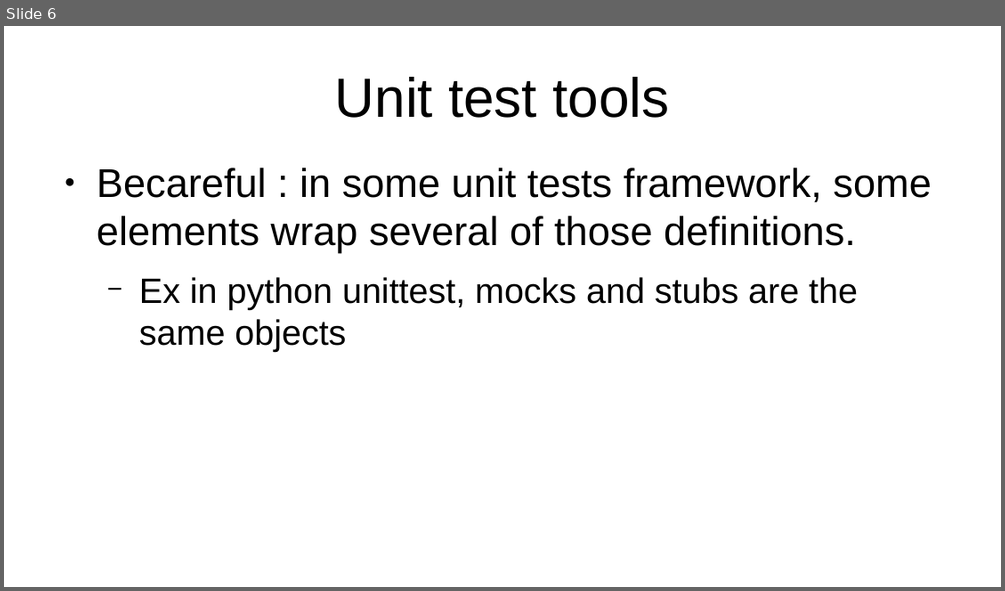
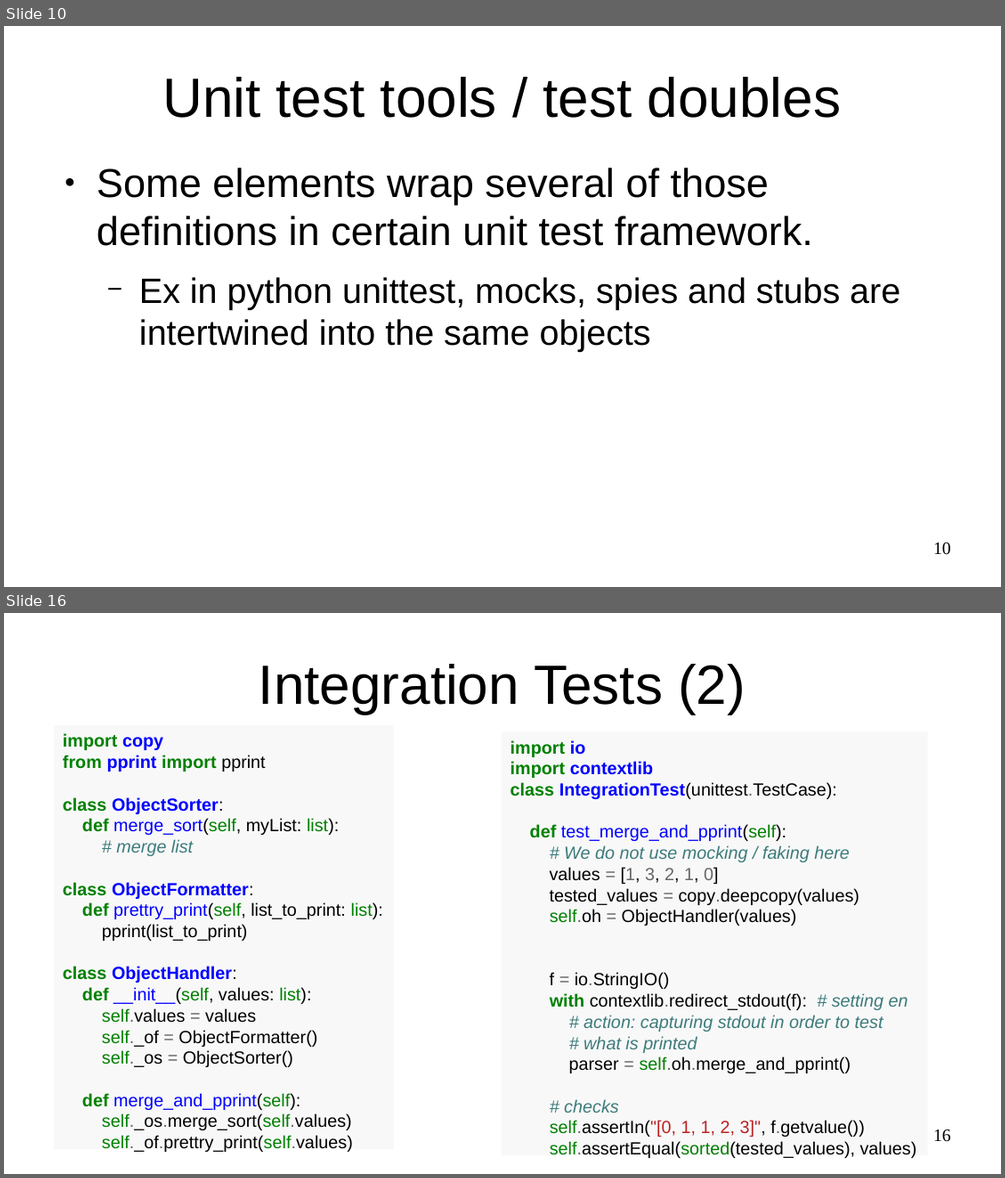
Before and after one commit to ybouilla/test_tutorial, a slide deck: presentation.odp. Shown one above the other, each under a label of ours: slide 6 before the commit, slides 10 and 16 after it; the slides between them are not shown. The pictures are 1005x591 and 1005x1178 pixels, drawn with LibreOffice and Linux fonts; fonts in the diff are those of the drawing. Boxes give left, top, right and bottom in pixels: in the first picture for what was removed or moved away, otherwise in the second. Text is boxed around its words. In the diff, an @@ line names an element or a change of style, - is before the commit and + after.

```diff
--- a/presentation.odp
+++ b/presentation.odp
@@ slide 16 added at [4,613,1001,1174], background #FFFFFF @@
@@ title added at [259,664,745,714], 44 pt, text #000000 @@
+Integration Tests (2)
@@ rectangle added at [54,725,394,1150], fill #F8F8F8, 14 pt, text #000000 @@
+import copy
+from pprint import pprint
+class ObjectSorter:
+def merge_sort(self, myList: list):
+# merge list
+class ObjectFormatter:
+def prettry_print(self, list_to_print: list):
+pprint(list_to_print)
+class ObjectHandler:
+def __init__(self, values: list):
+self.values = values
+self._of = ObjectFormatter()
+self._os = ObjectSorter()
+def merge_and_pprint(self):
+self._os.merge_sort(self.values)
+self._of.prettry_print(self.values)
@@ rectangle added at [502,731,928,1156], fill #F8F8F8, 14 pt, text #000000 @@
+import io
+import contextlib
+class IntegrationTest(unittest.TestCase):
+def test_merge_and_pprint(self):
+# We do not use mocking / faking here
+values = [1, 3, 2, 1, 0]
+tested_values = copy.deepcopy(values)
+self.oh = ObjectHandler(values)
+f = io.StringIO()
+with contextlib.redirect_stdout(f): # setting en
+# action: capturing stdout in order to test
+# what is printed
+parser = self.oh.merge_and_pprint()
+# checks
+self.assertIn("[0, 1, 1, 2, 3]", f.getvalue())
+self.assertEqual(sorted(tested_values), values)
@@ page number added at [933,1129,951,1142], 14 pt, text #000000 @@
+16
@@ what was slide 6 is now slide 10 @@
@@ slide 10 changed as well @@
@@ title at [162,77,841,118]: text changed @@
-Unit test tools
+Unit test tools / test doubles
@@ text at [97,168,900,352]: text changed; size 32 to 28 pt @@
-● Becareful : in some unit tests framework, some elements wrap several of those definitions.
-  − Ex in python unittest, mocks and stubs are the same objects
+● Some elements wrap several of those definitions in certain unit test framework.
+  − Ex in python unittest, mocks, spies and stubs are intertwined into the same objects
@@ page number added at [933,542,951,555], 14 pt, text #000000 @@
+10
```
Also in this commit, not shown: 5 other slides changed, 14 other slides added, 2 slides removed, 3 other files.
